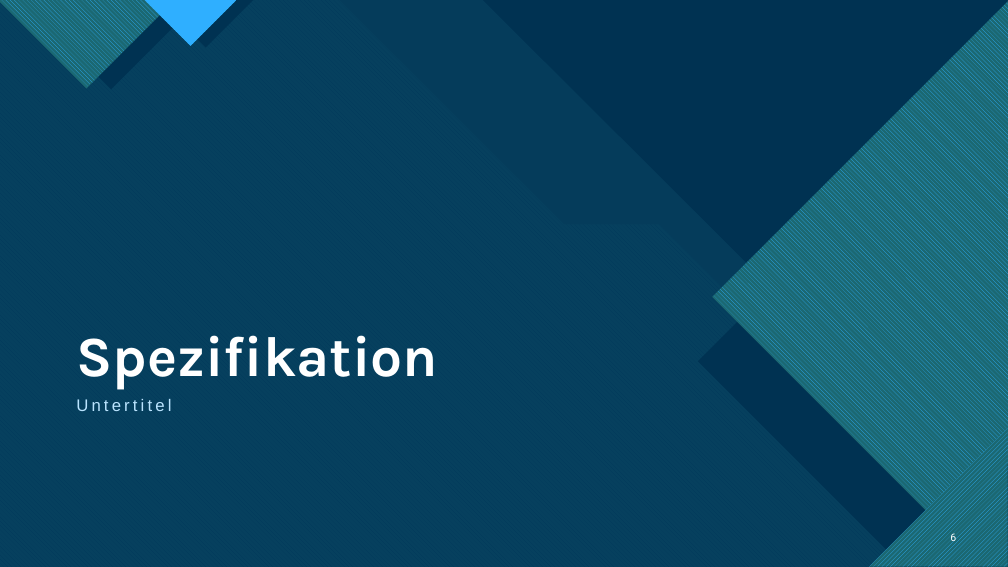
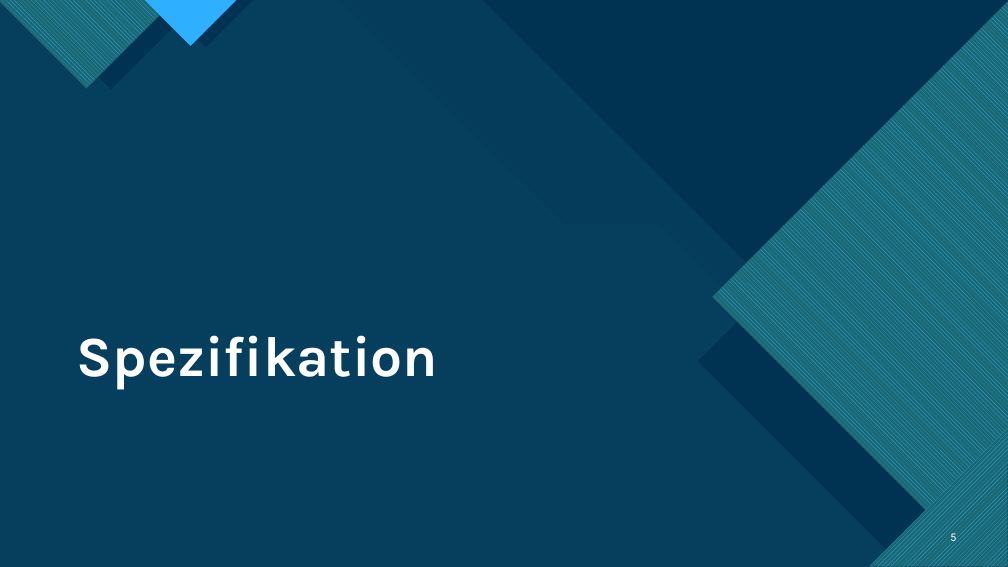
Before and after one commit to TietoLP/IU-Kochbuch, a slide deck: slide 5 of Fallstudie_Kochbuch.pptx (slide 6 before the commit). Drawn at 1008x567 pixels with LibreOffice and Linux fonts; fonts in the diff are those of the drawing. Boxes give left, top, right and bottom in pixels: in the first picture for what was removed or moved away, otherwise in the second. Text is boxed around its words. In the diff, an @@ line names an element or a change of style, - is before the commit and + after.

```diff
--- a/Fallstudie_Kochbuch.pptx
+++ b/Fallstudie_Kochbuch.pptx
@@ text removed at bbox=[76, 399, 171, 411] @@
-Untertitel
@@ page number at bbox=[950, 533, 956, 544]: text changed @@
-6
+5
```
Also in this commit, not shown: 4 other slides changed, 6 slides added, 14 slides removed, 2 other files.
